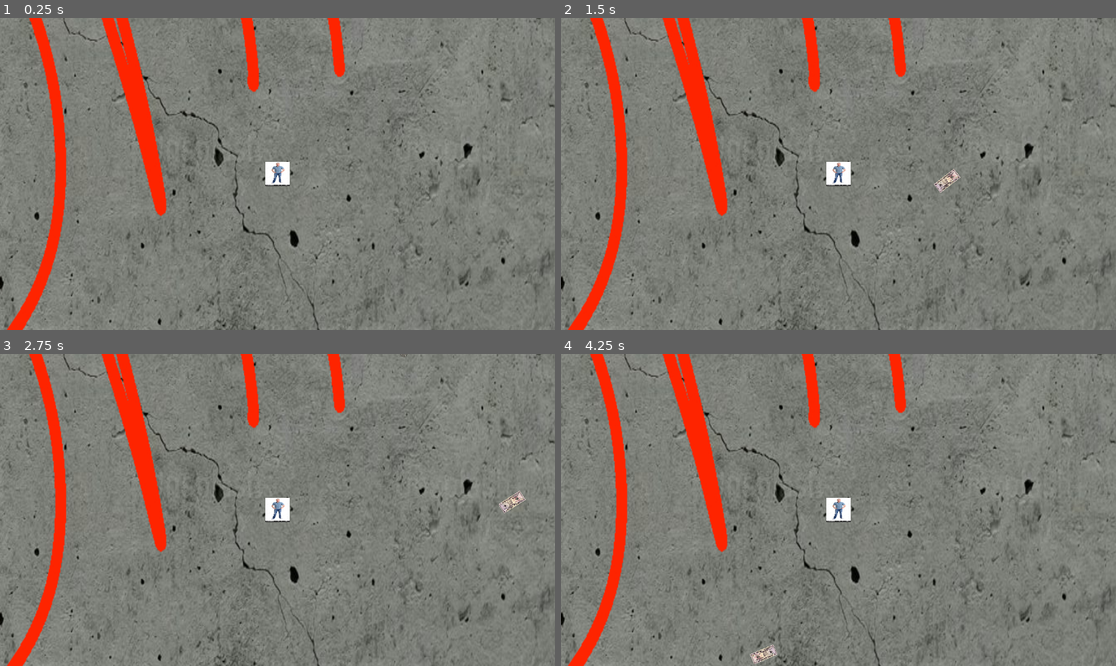
Above: before the commit, frames 1-4 (two rows, left to right).
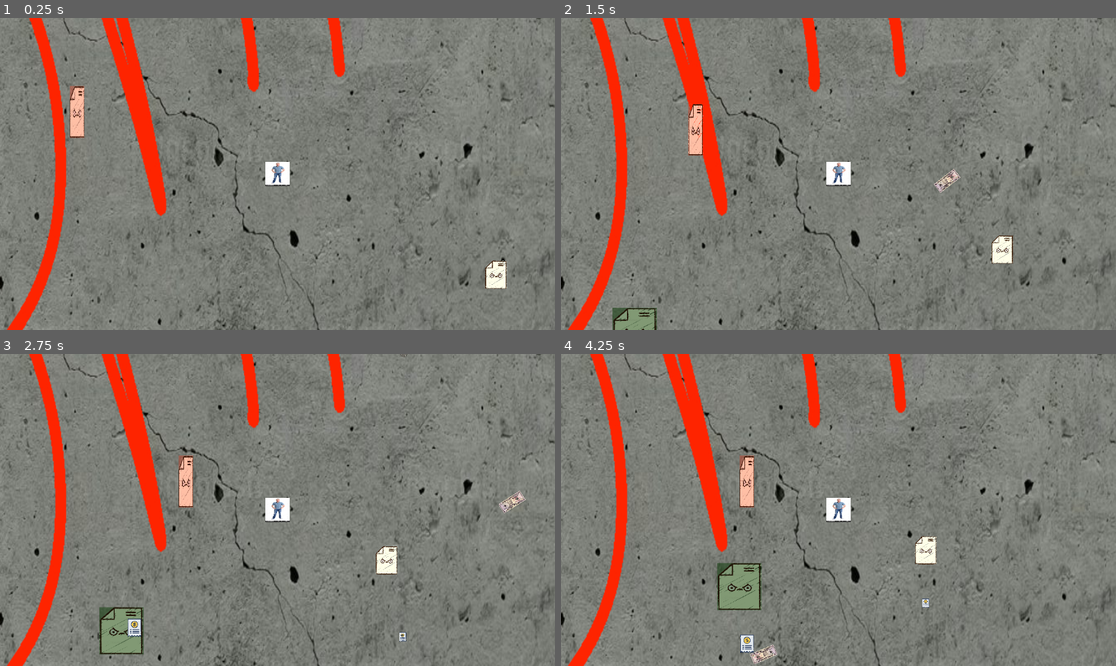
Above: after the commit, the same moments.

Repository: agreene5/Loads-O-Money
Game: Godot game, scene res://gameplay_scene.tscn
Same seed, same stepped clock (60 frames per second), same inputs: the game is played once before the commit and once after it.
Inputs (mouse positions are in pixels of both pictures, inside the frame that each line leads up to):
- Up to frame 1 (0.25 s): no input
- Up to frame 2 (1.5 s): tap Enter at 0.5 s; move the mouse to (960, 158) at 0.52 s; tap E at 0.6, 1.35 s; click (960, 158) at 0.67 s; move the mouse to (727, 189) at 1.27 s; click (727, 189) at 1.42 s
- Up to frame 3 (2.75 s): move the mouse to (333, 441) at 2.02 s; tap E at 2.1 s; click (333, 441) at 2.17 s
- Up to frame 4 (4.25 s): move the mouse to (810, 572) at 2.77 s; tap E at 2.85, 3.6 s; click (810, 572) at 2.92 s; move the mouse to (1005, 556) at 3.52 s; click (1005, 556) at 3.67 s

The runs differ from the first frame. In frame 1, 0.8% of the frame differs, in the area x 12-92%, y 21-87%; in frame 2, 1.1%; in frame 3, 1.7%; in frame 4, 1.8%, in the area x 28-68%, y 32-96%.

Commit message:
Tax enemies move towards player and keep distance

Diff:
--- a/Global_Variables.gd
+++ b/Global_Variables.gd
@@ -11,4 +11,5 @@
 
 var Check_Variant = 3 # Determines the check variant the user has | 0: $100 Check, 1: $200 Check, 2: $500 Check, 3: $1000 CHeck
 
+var player_position #used to let other scripts read player position
 # Shot health calculation function
--- /dev/null
+++ b/Player/Player_location.gd
@@ -0,0 +1,18 @@
+extends Node
+
+var myself: Node
+var current_pos: Vector2
+signal position_changed(new_position: Vector2)
+
+# Called when the node enters the scene tree for the first time.
+func _ready():
+	myself = get_parent()
+	pass # Replace with function body.
+
+
+# Called every frame. 'delta' is the elapsed time since the previous frame.
+func _process(delta):
+	current_pos = myself.global_position #gets position of player node
+	Global_Variables.player_position = current_pos #sets the variable as said position
+
+	pass
--- a/Player/player.tscn
+++ b/Player/player.tscn
@@ -1,9 +1,10 @@
-[gd_scene load_steps=5 format=3 uid="uid://by1ubyds8mqk3"]
+[gd_scene load_steps=6 format=3 uid="uid://by1ubyds8mqk3"]
 
 [ext_resource type="Script" path="res://Player/Player_Movement_Script.gd" id="1_hwsdl"]
 [ext_resource type="Script" path="res://Player/Camera_Movement_Script.gd" id="2_x6mct"]
 [ext_resource type="Script" path="res://Player/Player_Shot_Script.gd" id="3_yqww1"]
 [ext_resource type="Texture2D" uid="uid://bg7pacq4pfacr" path="res://Temp_Assets/Temp_Character_Assets/Temp_Character.jpg" id="4_23rbx"]
+[ext_resource type="Script" path="res://Player/Player_location.gd" id="5_te5s5"]
 
 [node name="Player" type="CharacterBody2D"]
 
@@ -23,3 +24,6 @@
 [node name="Player_Sprite" type="Sprite2D" parent="."]
 scale = Vector2(0.05, 0.05)
 texture = ExtResource("4_23rbx")
+
+[node name="Node" type="Node" parent="."]
+script = ExtResource("5_te5s5")
--- a/Tax Enemies/Follow_Player.gd
+++ b/Tax Enemies/Follow_Player.gd
@@ -2,27 +2,26 @@
 
 var Player_Ref: Node
 var Speed: float = 100
-var Stop_Distance: float = 0
-var Player_Pos: Vector2
+var Stop_Distance: float = 200
+var Player_Pos: Vector2 = Vector2()
 var Current_Pos: Vector2
 var Distance_To_Player: float
 var myself: Node
 
 # Called when the node enters the scene tree for the first time.
 func _ready():
-	Player_Ref = preload("res://Player/player.tscn").instantiate()
-	myself = get_parent()
+
+	myself = get_parent() #uses position of whole node, not of scipt
 	pass # Replace with function body.
 
 
 # Called every frame. 'delta' is the elapsed time since the previous frame.
 func _process(delta):
-	Player_Pos = Player_Ref.global_position
-	Current_Pos = myself.global_position
+	Player_Pos = Global_Variables.player_position #gets reference to player position
+	Current_Pos = myself.global_position #gets position of node
 	Distance_To_Player = Current_Pos.distance_to(Player_Pos)
-	print_debug(Current_Pos)
 
-	if Distance_To_Player > Stop_Distance:
+	if Distance_To_Player > Stop_Distance: #keeps enemies certain distance from player
 		var direction = (Player_Pos - Current_Pos).normalized()
 		myself.global_position += direction * Speed * delta
 	pass
--- a/Tax Enemies/property_tax.tscn
+++ b/Tax Enemies/property_tax.tscn
@@ -1,7 +1,8 @@
-[gd_scene load_steps=3 format=3 uid="uid://b3gci2saj8qda"]
+[gd_scene load_steps=4 format=3 uid="uid://b3gci2saj8qda"]
 
 [ext_resource type="Texture2D" uid="uid://c4lidtonhn0d3" path="res://Temp_Assets/Temp_Tax_Assets/Temp_Property_Tax.png" id="1_e0o67"]
 [ext_resource type="Script" path="res://Bills (Tax Enemy Shots)/Enemy_Tax_Shots.gd" id="2_7rp2t"]
+[ext_resource type="Script" path="res://Tax Enemies/Follow_Player.gd" id="3_kiuv0"]
 
 [node name="Property_Tax" type="CharacterBody2D"]
 
@@ -13,3 +14,6 @@
 position = Vector2(605, 186)
 scale = Vector2(0.04, 0.11)
 script = ExtResource("2_7rp2t")
+
+[node name="Follow_Player" type="Node" parent="."]
+script = ExtResource("3_kiuv0")
--- a/Tax Enemies/sales_tax.tscn
+++ b/Tax Enemies/sales_tax.tscn
@@ -1,7 +1,8 @@
-[gd_scene load_steps=3 format=3 uid="uid://bmsxa5rw0286l"]
+[gd_scene load_steps=4 format=3 uid="uid://bmsxa5rw0286l"]
 
 [ext_resource type="Texture2D" uid="uid://b87sgtigahaek" path="res://Temp_Assets/Temp_Tax_Assets/Temp_Sales_Tax.png" id="1_sh2p1"]
 [ext_resource type="Script" path="res://Bills (Tax Enemy Shots)/Enemy_Tax_Shots.gd" id="2_eui8e"]
+[ext_resource type="Script" path="res://Tax Enemies/Follow_Player.gd" id="3_qcpnr"]
 
 [node name="Sales_Tax" type="CharacterBody2D"]
 
@@ -11,3 +12,6 @@
 
 [node name="Sales_Tax_Shot" type="Node2D" parent="."]
 script = ExtResource("2_eui8e")
+
+[node name="Follow_player" type="Node2D" parent="."]
+script = ExtResource("3_qcpnr")
--- a/gameplay_scene.tscn
+++ b/gameplay_scene.tscn
@@ -1,9 +1,11 @@
-[gd_scene load_steps=11 format=3 uid="uid://dfgoqbdl5gqm4"]
+[gd_scene load_steps=13 format=3 uid="uid://dfgoqbdl5gqm4"]
 
 [ext_resource type="Texture2D" uid="uid://dj4up8gtgfwbw" path="res://Temp_Assets/Temp_Map_Assets/Temp_Map_Tileset.png" id="1_eajuk"]
 [ext_resource type="Texture2D" uid="uid://h7eog28ofuyg" path="res://Temp_Assets/Temp_Map_Assets/Temp_Map_Tileset_Ground.jpg" id="1_iiysw"]
 [ext_resource type="PackedScene" uid="uid://by1ubyds8mqk3" path="res://Player/player.tscn" id="3_lkgqa"]
 [ext_resource type="PackedScene" uid="uid://5wf77ibnn851" path="res://Tax Enemies/income_tax.tscn" id="5_p4ema"]
+[ext_resource type="PackedScene" uid="uid://b3gci2saj8qda" path="res://Tax Enemies/property_tax.tscn" id="6_h1a6c"]
+[ext_resource type="PackedScene" uid="uid://bmsxa5rw0286l" path="res://Tax Enemies/sales_tax.tscn" id="7_dhi23"]
 [ext_resource type="Script" path="res://Spawn_Area.gd" id="10_it5n0"]
 
 [sub_resource type="TileSetAtlasSource" id="TileSetAtlasSource_pvulg"]
@@ -556,4 +558,10 @@
 shape = SubResource("RectangleShape2D_q3tox")
 
 [node name="Income_Tax" parent="." instance=ExtResource("5_p4ema")]
-position = Vector2(-68, 248)
+position = Vector2(124, 740)
+
+[node name="Property_Tax" parent="." instance=ExtResource("6_h1a6c")]
+position = Vector2(226, 185)
+
+[node name="Sales_Tax" parent="." instance=ExtResource("7_dhi23")]
+position = Vector2(1142, 541)
